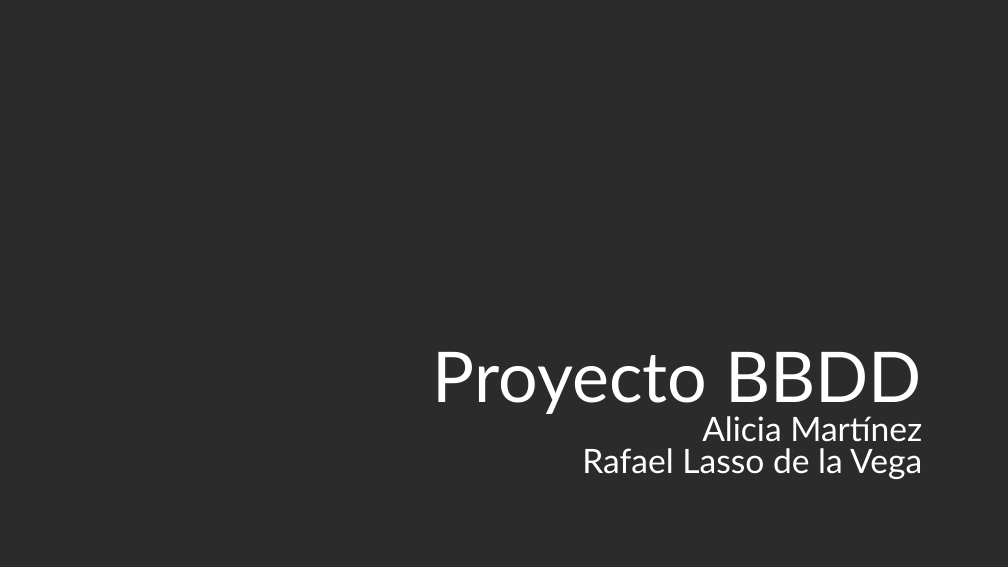
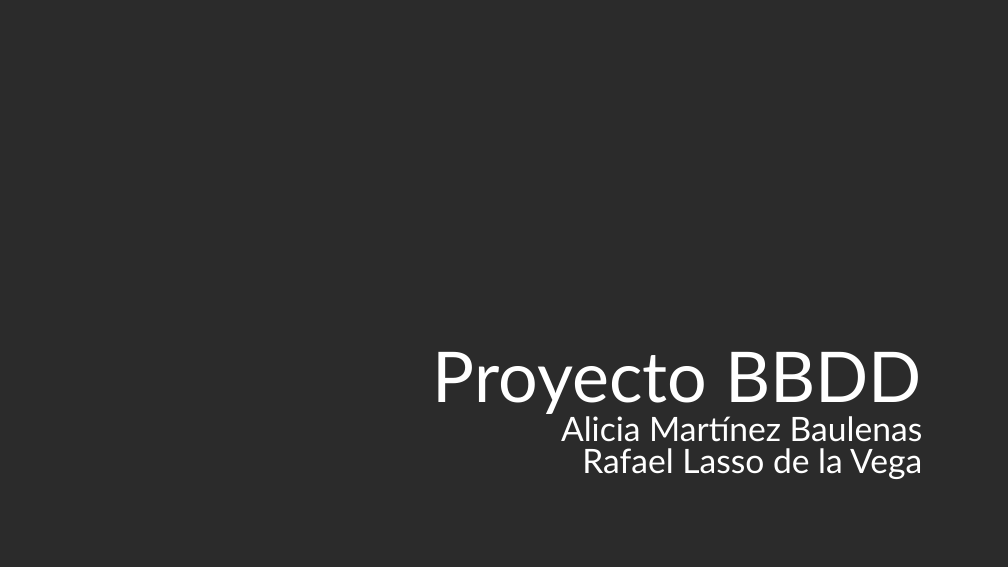
Before and after one commit to RLVM13/Proyecto_SQL, a slide deck: slide 1 of Proyecto 4 BBDD.pptx. Drawn at 1008x567 pixels with LibreOffice and Linux fonts; fonts in the diff are those of the drawing; background and template pictures are left out; a plain dark background stands for a picture behind light text. Boxes give left, top, right and bottom in pixels: in the first picture for what was removed or moved away, otherwise in the second. Text is boxed around its words. In the diff, an @@ line names an element or a change of style, - is before the commit and + after.

Commit message:
22/03/24 1:24

```diff
--- a/Proyecto 4 BBDD.pptx
+++ b/Proyecto 4 BBDD.pptx
@@ title at bbox=[433, 352, 923, 479]: text changed @@
-Proyecto BBDD
-Alicia Martínez
-Rafael Lasso de la Vega
+Proyecto BBDD
+Alicia Martínez Baulenas
+Rafael Lasso de la Vega
```
Also in this commit, not shown: 2 other slides changed.
